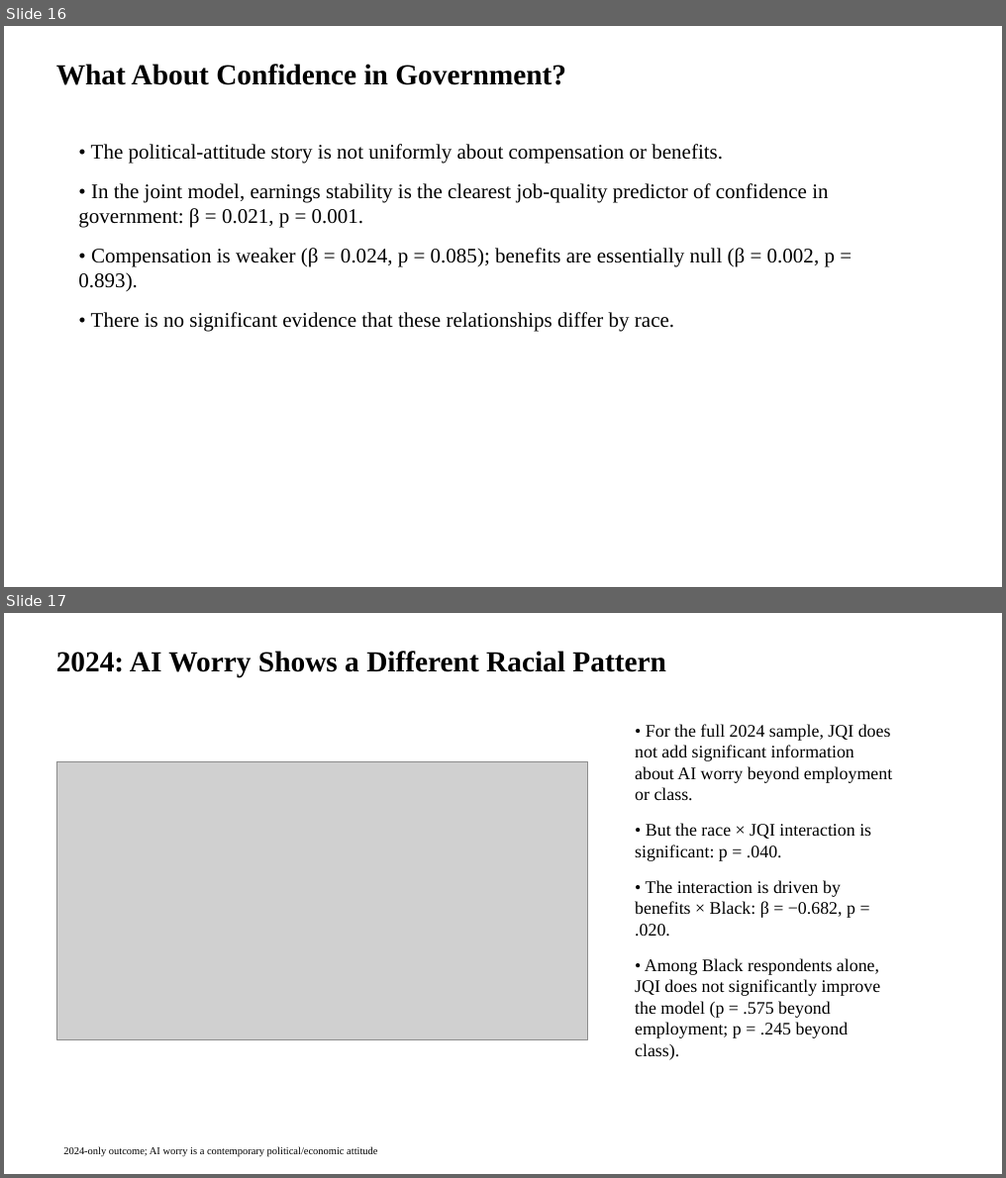
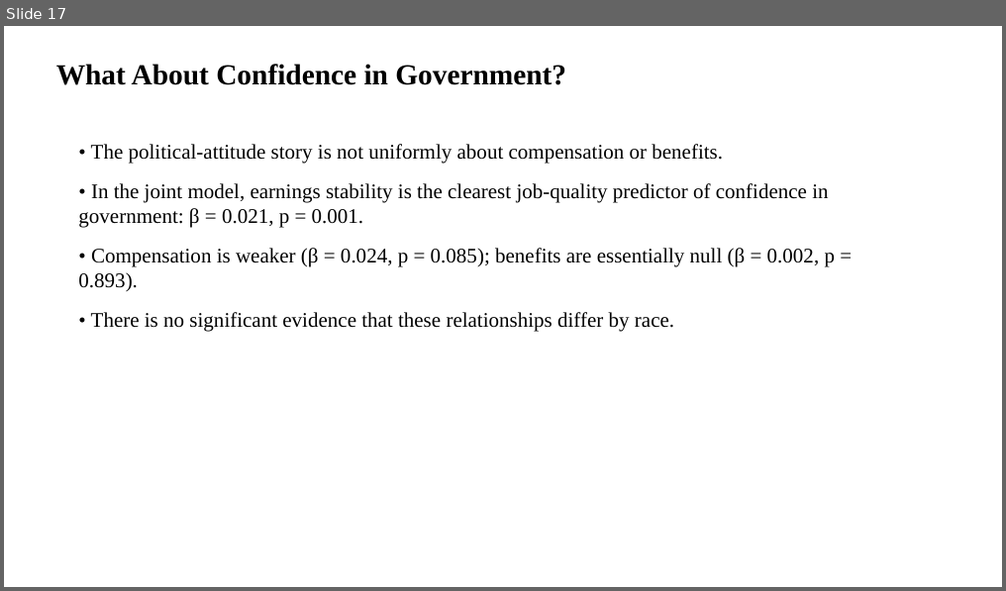
Before and after one commit to chosam2322/Precariat_Politics, a slide deck: Harvard_RaceWorkshop_amended.pptx. Shown one above the other, each under a label of ours: slides 16 and 17 before the commit, slide 17 after it. The pictures are 1006x1178 and 1006x591 pixels, drawn with LibreOffice and Linux fonts; fonts in the diff are those of the drawing; grey boxes stand for pictures. Boxes give left, top, right and bottom in pixels: in the first picture for what was removed or moved away, otherwise in the second. Text is boxed around its words. In the diff, an @@ line names an element or a change of style, - is before the commit and + after.

```diff
--- a/Harvard_RaceWorkshop_amended.pptx
+++ b/Harvard_RaceWorkshop_amended.pptx
@@ slide 17 removed at [4, 613, 1002, 1174], background #FFFFFF @@
@@ text removed at [56, 651, 666, 677] @@
-2024: AI Worry Shows a Different Racial Pattern
@@ text removed at [635, 724, 892, 1060] @@
-• For the full 2024 sample, JQI does not add significant information about AI worry beyond employment or class.
-• But the race × JQI interaction is significant: p = .040.
-• The interaction is driven by benefits × Black: β = −0.682, p = .020.
-• Among Black respondents alone, JQI does not significantly improve the model (p = .575 beyond employment; p = .245 beyond class).
@@ picture removed at [56, 761, 588, 1040] @@
@@ text removed at [63, 1147, 377, 1157] @@
-2024-only outcome; AI worry is a contemporary political/economic attitude
@@ what was slide 16 is now slide 17 @@
```
Also in this commit, not shown: 8 slides changed, 11 slides added, 4 other slides removed, 12 other files.
